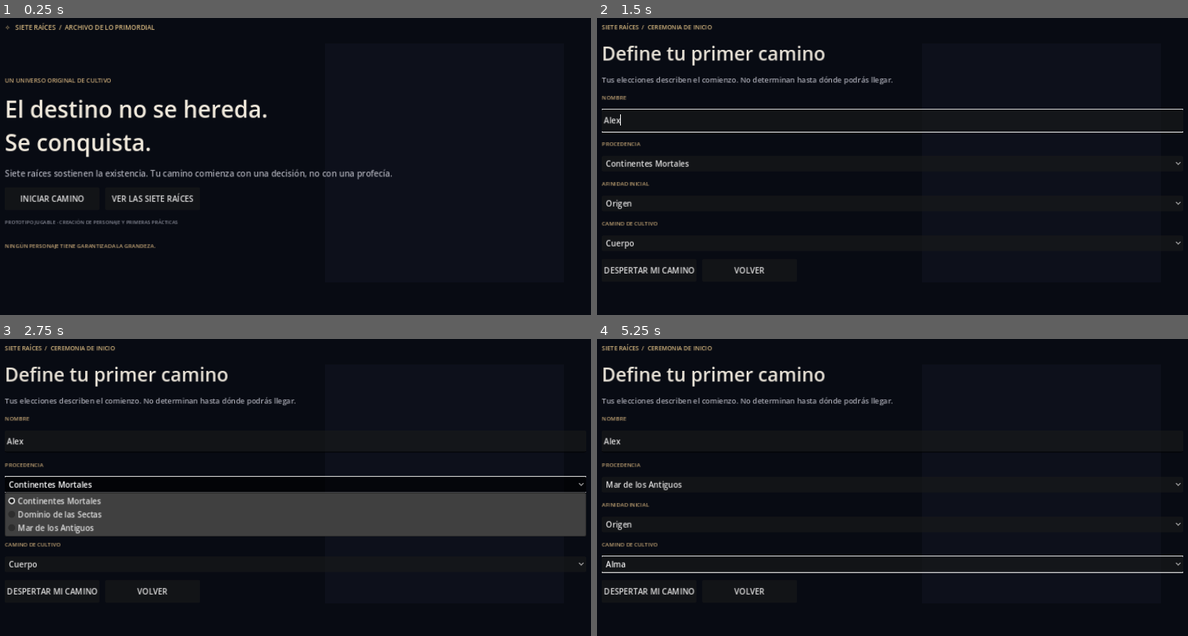
Above: before the commit, frames 1-4 (two rows, left to right).
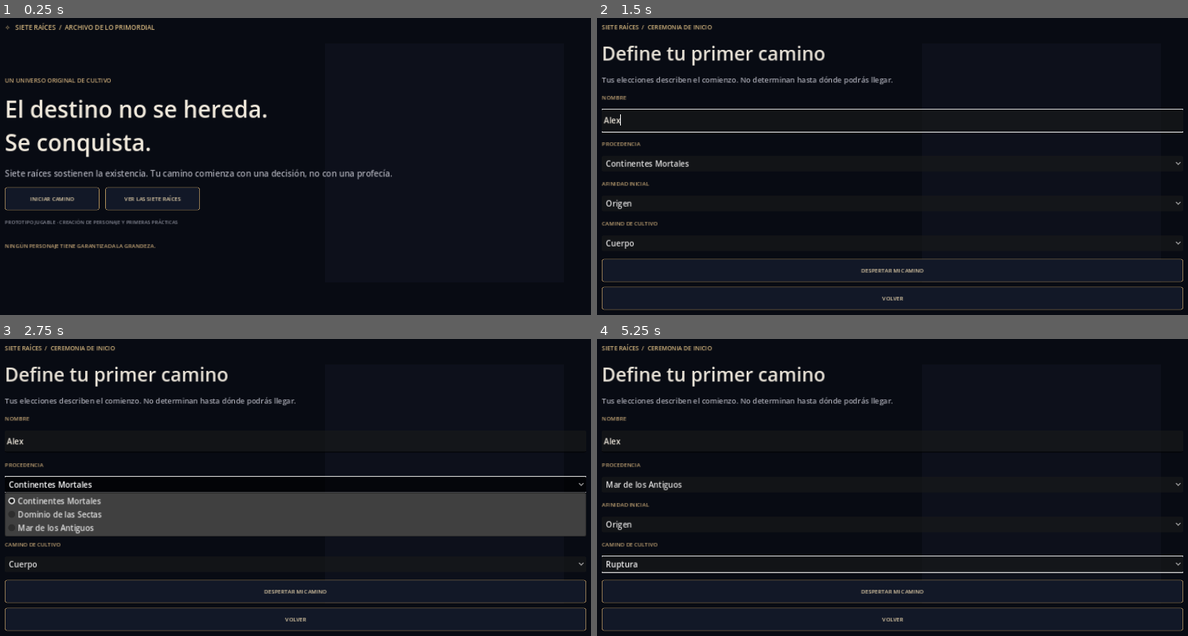
Above: after the commit, the same moments.

Repository: JOSEFRO/cultivation-universe-game
Game: Godot game, scene res://scenes/main.tscn
The game is run twice, just before and just after one commit, with the same random seed, the same clock (stepped at 60 frames per second) and the same inputs.
Inputs (mouse positions are in pixels of both pictures, inside the frame that each line leads up to):
- Up to frame 1 (0.25 s): no input
- Up to frame 2 (1.5 s): click "INICIAR CAMINO" at 0.5 s; click (892, 121) at 1.27 s; type "Alex" at 1.35 s
- Up to frame 3 (2.75 s): click "Continentes Mortales" at 2 s
- Up to frame 4 (5.25 s): click "Origen" at 2.75 s; click "Mar de los Antiguos" at 3.5 s; click "Cuerpo" at 4.25 s; click "VOLVER" at 5 s

The runs differ from the first frame. In frame 1, 0.6% of the frame differs, in the area x 0-34%, y 56-65%; in frame 2, 2.3%; in frame 3, 2.3%; in frame 4, 2.4%, in the area x 0-100%, y 74-99%.

Commit message:
style(game): polish responsive cultivation interface

Diff:
--- a/scripts/main.gd
+++ b/scripts/main.gd
@@ -36,8 +36,9 @@
 func _make_layout() -> VBoxContainer:
 	var margin := MarginContainer.new()
 	margin.set_anchors_and_offsets_preset(Control.PRESET_FULL_RECT)
-	margin.add_theme_constant_override("margin_left", 56)
-	margin.add_theme_constant_override("margin_right", 56)
+	var side_margin := 24 if get_viewport_rect().size.x < 800 else 56
+	margin.add_theme_constant_override("margin_left", side_margin)
+	margin.add_theme_constant_override("margin_right", side_margin)
 	margin.add_theme_constant_override("margin_top", 38)
 	margin.add_theme_constant_override("margin_bottom", 34)
 	screen_root.add_child(margin)
@@ -62,6 +63,23 @@
 	var item := Button.new()
 	item.text = text
 	item.custom_minimum_size = Vector2(190, 46)
+	item.add_theme_font_size_override("font_size", 11)
+	item.add_theme_color_override("font_color", Color("#e8d4ad"))
+	var normal := StyleBoxFlat.new()
+	normal.bg_color = Color("#121827")
+	normal.border_color = Color("#b99760")
+	normal.set_border_width_all(1)
+	normal.set_corner_radius_all(4)
+	normal.content_margin_left = 12
+	normal.content_margin_right = 12
+	var hover := normal.duplicate() as StyleBoxFlat
+	hover.bg_color = Color("#202a3d")
+	var pressed := normal.duplicate() as StyleBoxFlat
+	pressed.bg_color = Color("#3a2f20")
+	item.add_theme_stylebox_override("normal", normal)
+	item.add_theme_stylebox_override("hover", hover)
+	item.add_theme_stylebox_override("pressed", pressed)
+	item.add_theme_stylebox_override("focus", hover)
 	item.pressed.connect(callback)
 	return item
 
@@ -95,6 +113,8 @@
 	var name_input := LineEdit.new()
 	name_input.placeholder_text = "Nombre de tu cultivador"
 	name_input.custom_minimum_size.y = 44
+	name_input.add_theme_color_override("font_color", Color("#eee8dc"))
+	name_input.add_theme_color_override("font_placeholder_color", Color("#858b99"))
 	layout.add_child(_label("NOMBRE", 11, "#c4a575"))
 	layout.add_child(name_input)
 	var origin_select := OptionButton.new()
@@ -115,8 +135,8 @@
 	path_select.select(0)
 	layout.add_child(_label("CAMINO DE CULTIVO", 11, "#c4a575"))
 	layout.add_child(path_select)
-	var actions := HBoxContainer.new()
-	actions.add_theme_constant_override("separation", 12)
+	var actions := VBoxContainer.new()
+	actions.add_theme_constant_override("separation", 10)
 	layout.add_child(actions)
 	actions.add_child(_button("DESPERTAR MI CAMINO", func():
 		var chosen_name := name_input.text.strip_edges()
